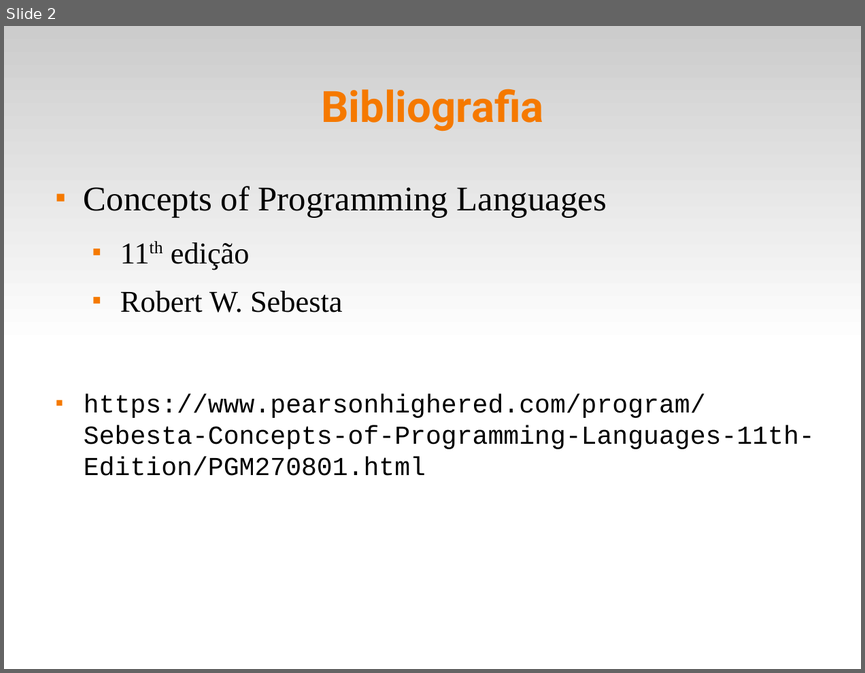
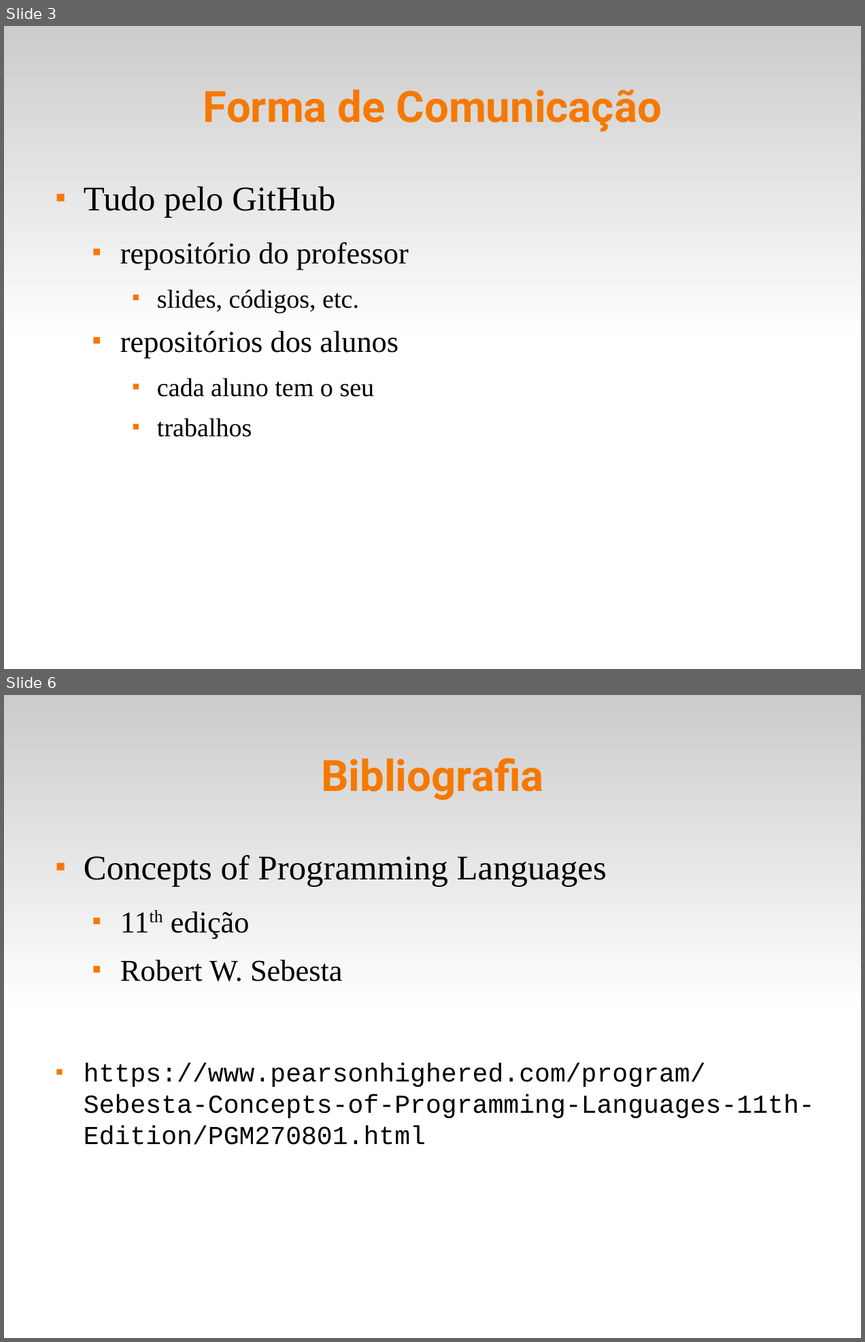
Before and after one commit to fsantanna-uerj/EDL, a slide deck: slides/edl-00.odp. Shown one above the other, each under a label of ours: slide 2 before the commit, slides 3 and 6 after it; the slides between them are not shown. The pictures are 865x673 and 865x1342 pixels, drawn with LibreOffice and Linux fonts; fonts in the diff are those of the drawing. Boxes give left, top, right and bottom in pixels: in the first picture for what was removed or moved away, otherwise in the second. Text is boxed around its words. In the diff, an @@ line names an element or a change of style, - is before the commit and + after.

```diff
--- a/slides/edl-00.odp
+++ b/slides/edl-00.odp
@@ slide 3 added at (4, 26, 861, 669), background #FFFFFF; not listed: 1 template element that a slide beside it also shows @@
@@ title added at (203, 89, 662, 132), 40 pt, text #F57900, bold @@
+Forma de Comunicação
@@ text added at (84, 186, 409, 437), 24 pt, text #000000 @@
+■ Tudo pelo GitHub
+  ■ repositório do professor
+    ■ slides, códigos, etc.
+  ■ repositórios dos alunos
+    ■ cada aluno tem o seu
+    ■ trabalhos
@@ what was slide 2 is now slide 6 @@
```
Also in this commit, not shown: 5 slides changed, 3 other slides added, 1 slide removed, 1 other file.
